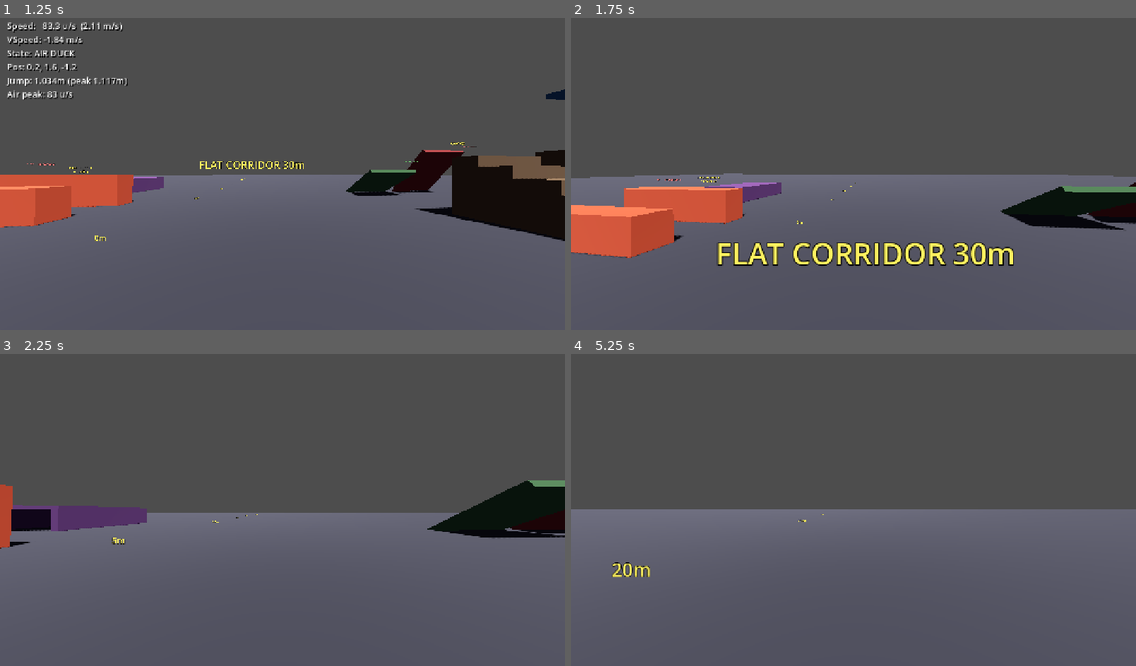
Above: before the commit, frames 1-4 (two rows, left to right).
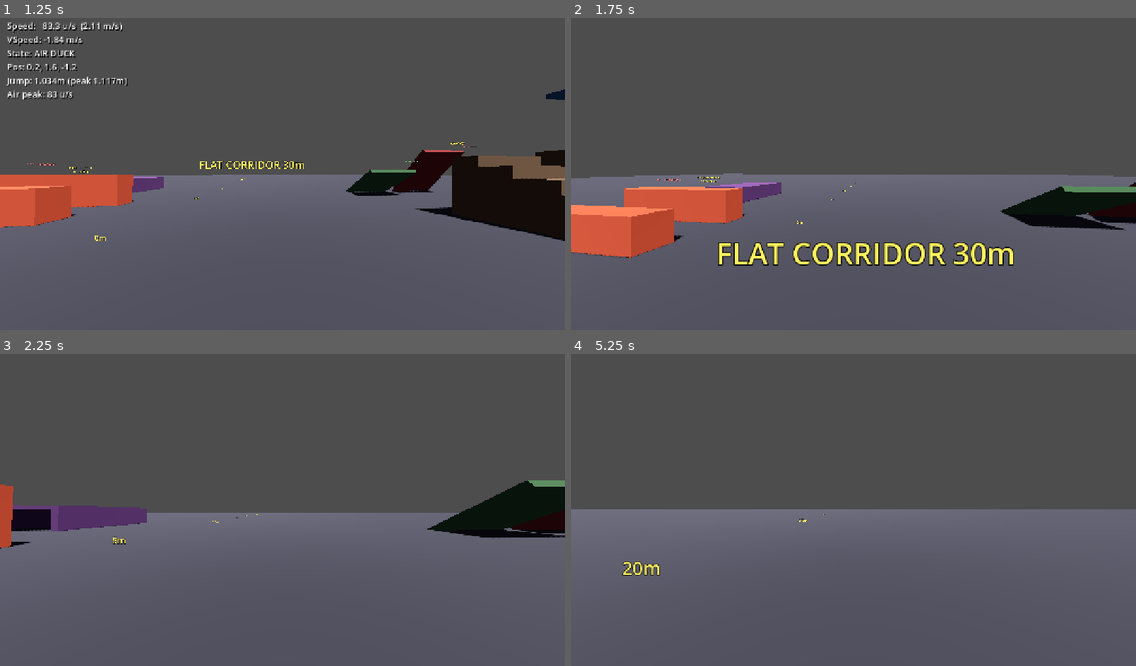
Above: after the commit, the same moments.

Repository: gotospaceplace/angels_and_demons
Game: Godot game, scene res://client/scenes/main.tscn
The game is run twice, just before and just after one commit, with the same random seed, the same clock (stepped at 60 frames per second) and the same inputs. This scene is started directly instead of the project's main scene.
Inputs (mouse positions are in pixels of both pictures, inside the frame that each line leads up to):
- Up to frame 1 (1.25 s): tap Enter at 0.5 s; move the mouse to (310, 170) at 0.52 s; hold W (move_forward) from 0.53 s (still down); hold Ctrl (duck) from 0.53 s (still down); tap Space (jump) at 0.77 s
- Up to frame 2 (1.75 s): keep holding W (move_forward); move the mouse to (825, 174) at 1.27 s; release Ctrl (duck) at 1.28 s; tap F7 (toggle_hud) at 1.35 s; tap Space (jump) at 1.52 s
- Up to frame 3 (2.25 s): keep holding W (move_forward); move the mouse to (293, 500) at 2.02 s; hold Ctrl (duck) from 2.03 s (still down)
- Up to frame 4 (5.25 s): keep holding W (move_forward); move the mouse to (847, 513) at 2.77 s; release Ctrl (duck) at 2.78 s; tap F7 (toggle_hud) at 2.85, 4.35 s; tap Space (jump) at 3.02, 3.77, 4.52 s; move the mouse to (893, 510) at 3.52 s; hold Ctrl (duck) 3.53-4.28 s; move the mouse to (808, 503) at 4.27 s; move the mouse to (859, 506) at 5.02 s; hold Ctrl (duck) from 5.03 s (still down)

Frame 1 is identical in both runs. In frame 2, 0.5% of the frame differs, in the area x 0-90%, y 50-80%; in frame 3, less than 0.1%; in frame 4, 0.3%.

Commit message:
Fix stair step-up, wall climb exploit, and ground speed clamp
Stair-step: rewritten to match GoldSrc approach — saves original
position, steps up, retries the full move from elevated height, steps
down. Previous version used the tiny collision remainder which wasn't
enough to clear the step edge.

Fly move: strip all positive slide.y while airborne. The capsule's
rounded hemisphere was producing "walkable" collision normals against
wall top edges, letting players climb over walls above their actual
jump clearance (1.7m clearable with 1.6m duck-jump).

Ground speed clamp: 275 → 250 u/s (matches knife maxspeed exactly).

Co-Authored-By: Claude Opus 4.6 <noreply@anthropic.com>

Diff:
--- a/shared/scripts/movement_constants.gd
+++ b/shared/scripts/movement_constants.gd
@@ -65,7 +65,7 @@
 
 # --- Ground speed clamp (A&D tuning) ---
 # Hard cap on ground strafe speed to prevent pure-strafe exceeding design intent
-const GROUND_SPEED_CLAMP := 275.0 * METERS_PER_UNIT  # 6.985 m/s
+const GROUND_SPEED_CLAMP := 250.0 * METERS_PER_UNIT  # 6.35 m/s
 
 # --- Ladder ---
 # GoldSrc: MAX_CLIMB_SPEED = 200 u/s
--- a/shared/scripts/player_movement.gd
+++ b/shared/scripts/player_movement.gd
@@ -334,17 +334,18 @@
 
 func _walk_move(delta: float) -> void:
 	var move := Vector3(velocity.x, 0, velocity.z) * delta
+	var original_pos := global_position
 
 	var flat_collision := move_and_collide(move)
 	if not flat_collision:
 		return
 
-	var remainder := flat_collision.get_remainder()
 	var normal := flat_collision.get_normal()
+	var flat_end_pos := global_position
 
 	# Try step-up when hitting a wall (non-floor surface)
-	if normal.y < MC.FLOOR_NORMAL_MIN and remainder.length() > 0.001:
-		var saved_pos := global_position
+	if normal.y < MC.FLOOR_NORMAL_MIN:
+		global_position = original_pos
 
 		var step_up_col := move_and_collide(Vector3(0, MC.STEP_SIZE, 0))
 		var step_up_height := MC.STEP_SIZE
@@ -352,15 +353,17 @@
 			step_up_height -= step_up_col.get_remainder().length()
 
 		if step_up_height > 0.001:
-			move_and_collide(remainder)
+			# Retry full move from elevated position
+			move_and_collide(move)
 			var step_down_col := move_and_collide(Vector3(0, -step_up_height, 0))
 			if step_down_col and step_down_col.get_normal().y >= MC.FLOOR_NORMAL_MIN:
 				return
 
-		global_position = saved_pos
-
+		# Step-up failed, restore to flat collision position
+		global_position = flat_end_pos
+
+	var remainder := flat_collision.get_remainder()
 	var slide := remainder.slide(normal)
-	# Prevent climbing non-walkable slopes — strip upward slide component
 	if normal.y > 0.0 and normal.y < MC.FLOOR_NORMAL_MIN and slide.y > 0.0:
 		slide.y = 0.0
 	if slide.length() > 0.001:
@@ -378,12 +381,10 @@
 	var slide := remainder.slide(normal)
 
 	velocity = velocity.slide(normal)
-	# Prevent climbing non-walkable slopes while airborne
-	if normal.y > 0.0 and normal.y < MC.FLOOR_NORMAL_MIN:
-		if slide.y > 0.0:
-			slide.y = 0.0
-		if velocity.y > 0.0:
-			velocity.y = 0.0
+	# Airborne: strip upward slide from any collision to prevent capsule
+	# hemisphere from climbing over wall edges or steep slopes
+	if slide.y > 0.0:
+		slide.y = 0.0
 
 	if slide.length() > 0.001:
 		var collision2 := move_and_collide(slide)
